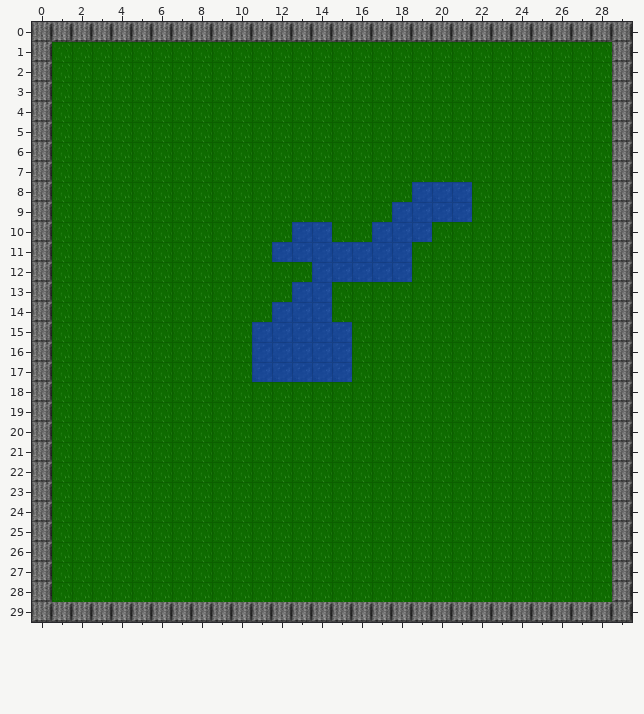
One commit to this Tiled map: assets/graphics/tiled_tmxs/tiled_1.tmx. The picture above was drawn from the file before the commit.
Cells are 32x32 px. Shown: x 0..29, y 0..29.
Now the later version:
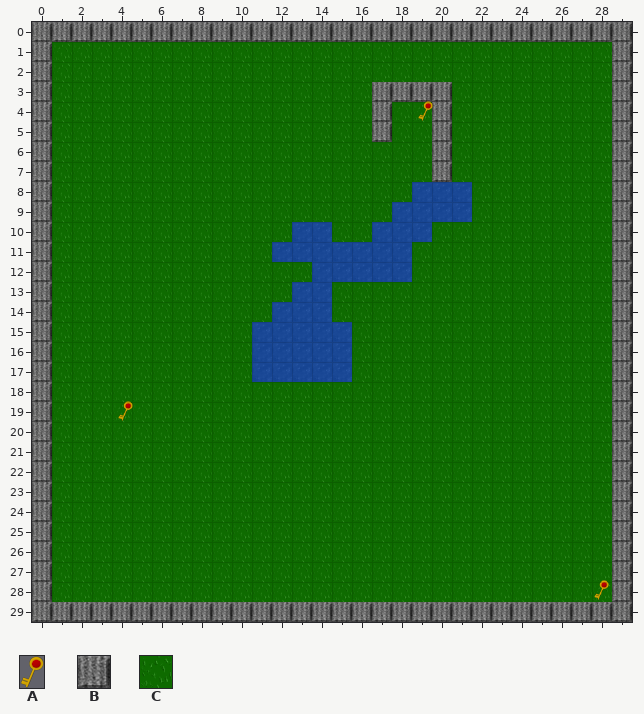
Key: from "key": A 0; from "landscape": B 32, C 57.
_ is an empty cell, . an unchanged one.
Objects are placed by their top-left corner, in cells (3,4 is the top-left corner of cell 3,4); size is 1x1 cell unless given.
Changes in this commit:
--- layer "background_layer"
@@ x 17..20 @@
- 3 CCCC
- 4 C..C
- 5 C..C
- 6 ...C
- 7 ...C
+ 3 BBBB
+ 4 B..B
+ 5 B..B
+ 6 ...B
+ 7 ...B
--- layer "objects_layer" (added)
+A at 19.3,3.9 size 0.8x1
+A at 4.3,19 size 0.8x1
+A at 28.1,27.9 size 0.8x1
